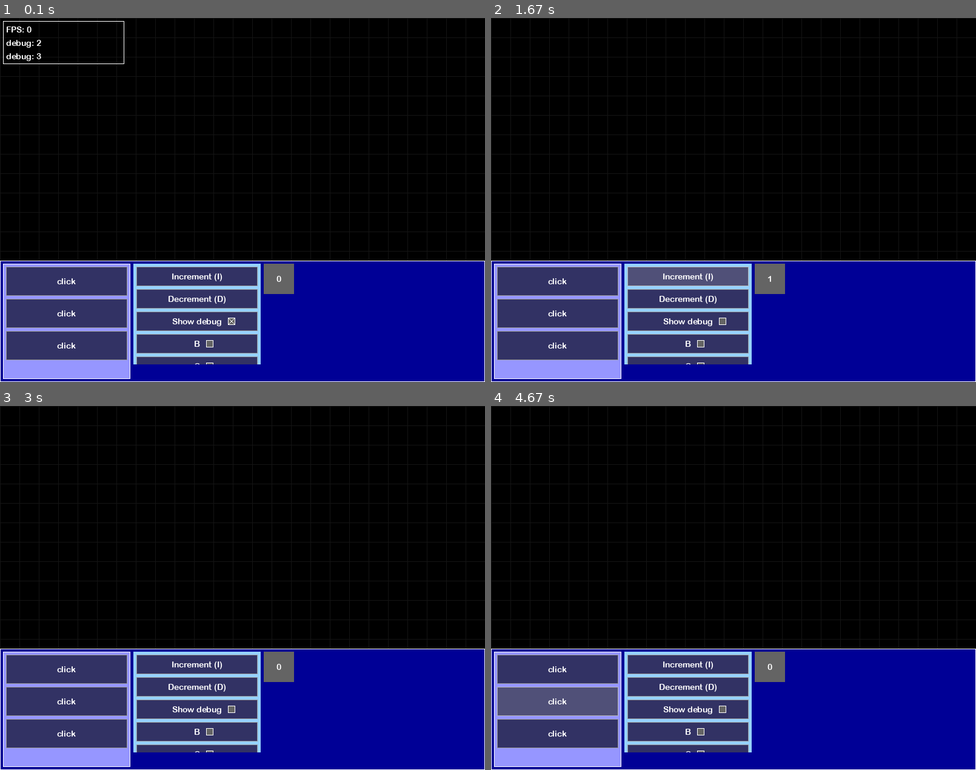
Above: before the commit, frames 1-4 (two rows, left to right).
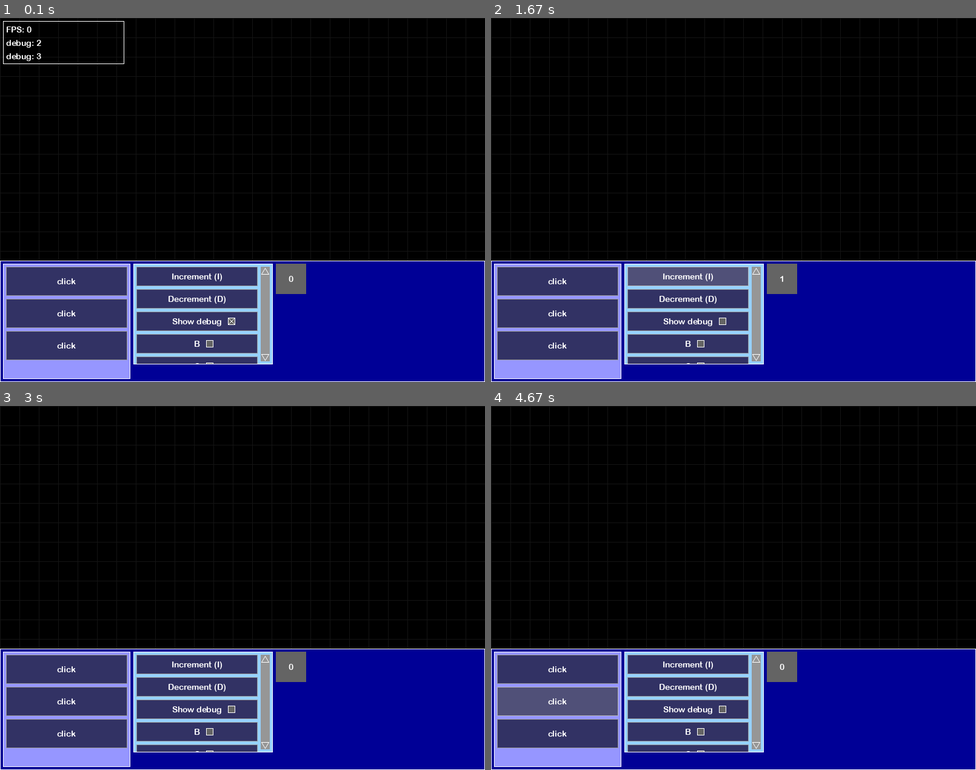
Above: after the commit, the same moments.

Repository: JonathanMurray/pygameui
Game: pygame game, started from main.py
The game is run twice, just before and just after one commit, with the same random seed, the same clock (stepped at 60 frames per second) and the same inputs.
Inputs (mouse positions are in pixels of both pictures, inside the frame that each line leads up to):
- Up to frame 1 (0.1 s): no input
- Up to frame 2 (1.67 s): press the mouse at (689, 320) at 0.37 s; move the mouse to (762, 203) at 0.47 s; release the mouse at (840, 87) at 0.6 s; click (563, 331) at 0.72 s; press the mouse at (558, 345) at 1.03 s; move the mouse to (723, 214) at 1.13 s; release the mouse at (893, 83) at 1.27 s; click (641, 272) at 1.38 s
- Up to frame 3 (3 s): press the mouse at (63, 420) at 1.7 s; move the mouse to (237, 537) at 1.8 s; release the mouse at (412, 660) at 1.93 s; press the mouse at (242, 708) at 2.03 s; move the mouse to (266, 595) at 2.13 s; release the mouse at (295, 482) at 2.27 s; press the mouse at (198, 708) at 2.37 s; move the mouse to (145, 715) at 2.47 s; release the mouse at (97, 722) at 2.6 s; press the mouse at (198, 686) at 2.7 s; move the mouse to (218, 646) at 2.8 s; release the mouse at (237, 609) at 2.93 s
- Up to frame 4 (4.67 s): press the mouse at (689, 686) at 3.03 s; move the mouse to (655, 671) at 3.13 s; release the mouse at (617, 653) at 3.27 s; press the mouse at (554, 529) at 3.37 s; move the mouse to (646, 617) at 3.47 s; release the mouse at (743, 704) at 3.6 s; press the mouse at (554, 486) at 3.7 s; move the mouse to (597, 475) at 3.8 s; release the mouse at (641, 464) at 3.93 s; press the mouse at (689, 664) at 4.03 s; move the mouse to (786, 624) at 4.13 s; release the mouse at (888, 580) at 4.27 s; press the mouse at (554, 442) at 4.37 s; move the mouse to (558, 573) at 4.47 s; release the mouse at (563, 708) at 4.6 s

The runs differ from the first frame. In frame 1, 1.1% of the frame differs, in the area x 27-64%, y 67-96%; in frame 2, 1.1%; in frame 3, 1.1%; in frame 4, 1.1%.

Commit message:
Implement ugly scrollbar

Diff:
--- a/containers.py
+++ b/containers.py
@@ -2,7 +2,9 @@
 from typing import List, Tuple, Any, Optional
 
 import pygame
+from pygame.color import Color
 from pygame.math import Vector2
+from pygame.rect import Rect
 from pygame.surface import Surface
 
 from ui import Component
@@ -37,6 +39,10 @@
   def _on_blur(self):
     for component in self._children:
       component._on_blur()
+
+  def handle_mouse_was_released(self):
+    for component in self._children:
+      component.handle_mouse_was_released()
 
 
 class AbsolutePosContainer(AbstractContainer):
@@ -137,8 +143,14 @@
 # NOTE: Scroll container sets "local" positions for its children, in contrast to other containers
 # The children are rendered on a separate surface and then blitted / clipped onto the screen
 class ScrollContainer(AbstractContainer):
+  SCROLLBAR_WIDTH = 15
+  SCROLLBAR_MARGIN = 5
+
   def __init__(self, height: Any, children: List[Component], padding: int, margin: int, **kwargs):
-    container_width = max(c.size[0] for c in children) + padding * 2
+    container_width = max(c.size[0] for c in children) \
+                      + padding * 2 \
+                      + ScrollContainer.SCROLLBAR_WIDTH \
+                      + ScrollContainer.SCROLLBAR_MARGIN
     size = (container_width, height)
     super().__init__(size, children, **kwargs)
     sum_height = sum(c.size[1] for c in children) + padding * 2 + margin * (len(children) - 1)
@@ -146,6 +158,10 @@
     self._padding = padding
     self._margin = margin
     self._scroll_y = 0
+    self._scrollbar = None
+    self._scrollbar_top = None
+    self._scrollbar_bottom = None
+    self._scrolling_velocity = 0
 
   def scroll(self, dy: int):
     self._scroll_y = max(0, min(self._scroll_y + dy, self._max_scroll))
@@ -156,10 +172,28 @@
     for component in self._children:
       component.render(s)
     surface.blit(s, self._rect.topleft)
+    pygame.draw.rect(surface, Color(150, 150, 150), self._scrollbar)
+    height = 10
+    up_arrow = [(self._scrollbar.centerx, self._scrollbar.top + 2),
+                (self._scrollbar.left + 1, self._scrollbar.top + 2 + height),
+                (self._scrollbar.right - 2, self._scrollbar.top + 2 + height)]
+    pygame.draw.aalines(surface, Color(255, 255, 255), True, up_arrow)
+    down_arrow = [(self._scrollbar.centerx, self._scrollbar.bottom - 2),
+                  (self._scrollbar.left + 1, self._scrollbar.bottom - 2 - height),
+                  (self._scrollbar.right - 2, self._scrollbar.bottom - 2 - height)]
+    pygame.draw.aalines(surface, Color(255, 255, 255), True, down_arrow)
 
   def set_pos(self, pos: Vector2):
     super().set_pos(pos)
     self._update_children()
+    self._scrollbar = Rect(
+        self._rect.right - ScrollContainer.SCROLLBAR_WIDTH - ScrollContainer.SCROLLBAR_MARGIN,
+        self._rect.top + ScrollContainer.SCROLLBAR_MARGIN,
+        ScrollContainer.SCROLLBAR_WIDTH,
+        self._rect.h - ScrollContainer.SCROLLBAR_MARGIN * 2)
+    self._scrollbar_top = Rect(self._scrollbar.x, self._scrollbar.y, self._scrollbar.w, self._scrollbar.h // 2)
+    self._scrollbar_bottom = Rect(self._scrollbar.x, self._scrollbar.y + self._scrollbar.h // 2, self._scrollbar.w,
+                                  self._scrollbar.h // 2)
 
   def handle_mouse_motion(self, mouse_pos: Tuple[int, int]):
     super().handle_mouse_motion(mouse_pos)
@@ -169,8 +203,16 @@
 
   def _on_click(self, mouse_pos: Optional[Tuple[int, int]]):
     local_mouse_pos = (mouse_pos[0] - self._rect.x, mouse_pos[1] - self._rect.y)
+    scroll_amount = 3
+    if self._scrollbar_top.collidepoint(mouse_pos):
+      self._scrolling_velocity = -scroll_amount
+    if self._scrollbar_bottom.collidepoint(mouse_pos):
+      self._scrolling_velocity = scroll_amount
     for component in self._children:
       component.handle_mouse_was_clicked(local_mouse_pos)
+
+  def handle_mouse_was_released(self):
+    self._scrolling_velocity = 0
 
   def _update_children(self):
     pos = Vector2(self._padding, self._padding - self._scroll_y)
@@ -178,9 +220,6 @@
       component.set_pos(pos)
       pos += (0, component.size[1] + self._margin)
 
-  def handle_key_was_pressed(self, key):
-    super().handle_key_was_pressed(key)
-    if key == pygame.K_DOWN:
-      self.scroll(5)
-    elif key == pygame.K_UP:
-      self.scroll(-5)
+  def update(self, elapsed_time: int):
+    super().update(elapsed_time)
+    self.scroll(self._scrolling_velocity)
--- a/main.py
+++ b/main.py
@@ -62,7 +62,7 @@
   right_menu_bar = ScrollContainer(height=166, children=right_buttons,
                                    margin=5, padding=5,
                                    orientation=Orientation.VERTICAL,
-                                   style=Style(background=Color(150, 210, 255)))
+                                   style=Style(background=Color(150, 210, 255), border_color=COLOR_WHITE))
 
   hud = ListContainer(width=800, height=200, children=[left_menu_bar, right_menu_bar, counter], margin=5,
                       padding=5, orientation=Orientation.HORIZONTAL,
@@ -75,6 +75,8 @@
       handle_exit(event)
       if event.type == pygame.MOUSEBUTTONDOWN:
         container.handle_mouse_was_clicked(pygame.mouse.get_pos())
+      elif event.type == pygame.MOUSEBUTTONUP:
+        container.handle_mouse_was_released()
       elif event.type == pygame.MOUSEMOTION:
         container.handle_mouse_motion(pygame.mouse.get_pos())
       elif event.type == USEREVENT_EACH_SECOND:
--- a/ui.py
+++ b/ui.py
@@ -50,6 +50,9 @@
     self._assert_initialized()
     if self._is_visible and self._rect.collidepoint(mouse_pos[0], mouse_pos[1]):
       self._on_click(mouse_pos)
+
+  def handle_mouse_was_released(self):
+    pass
 
   def handle_mouse_motion(self, mouse_pos: Tuple[int, int]):
     self._assert_initialized()
